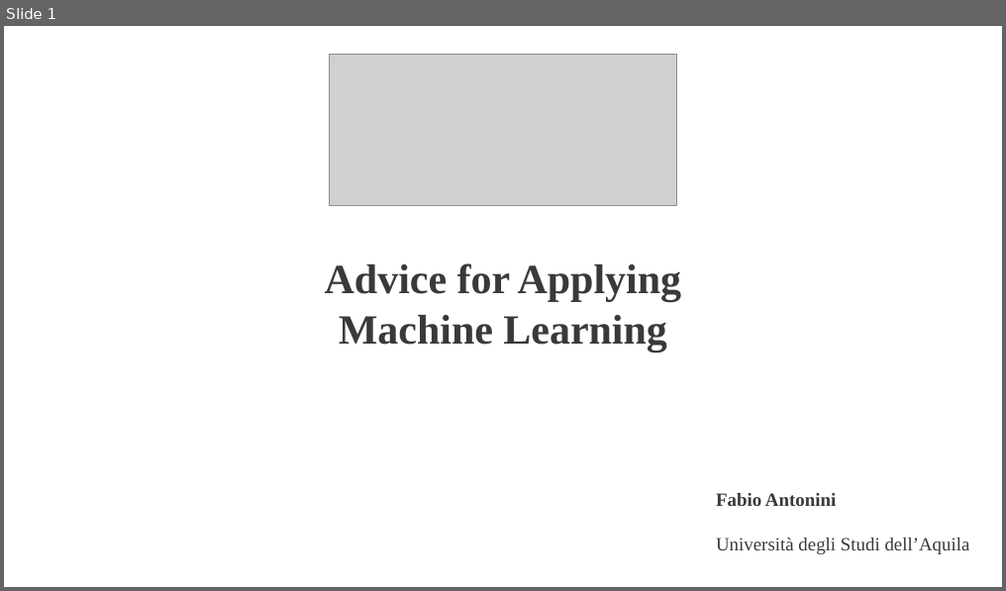
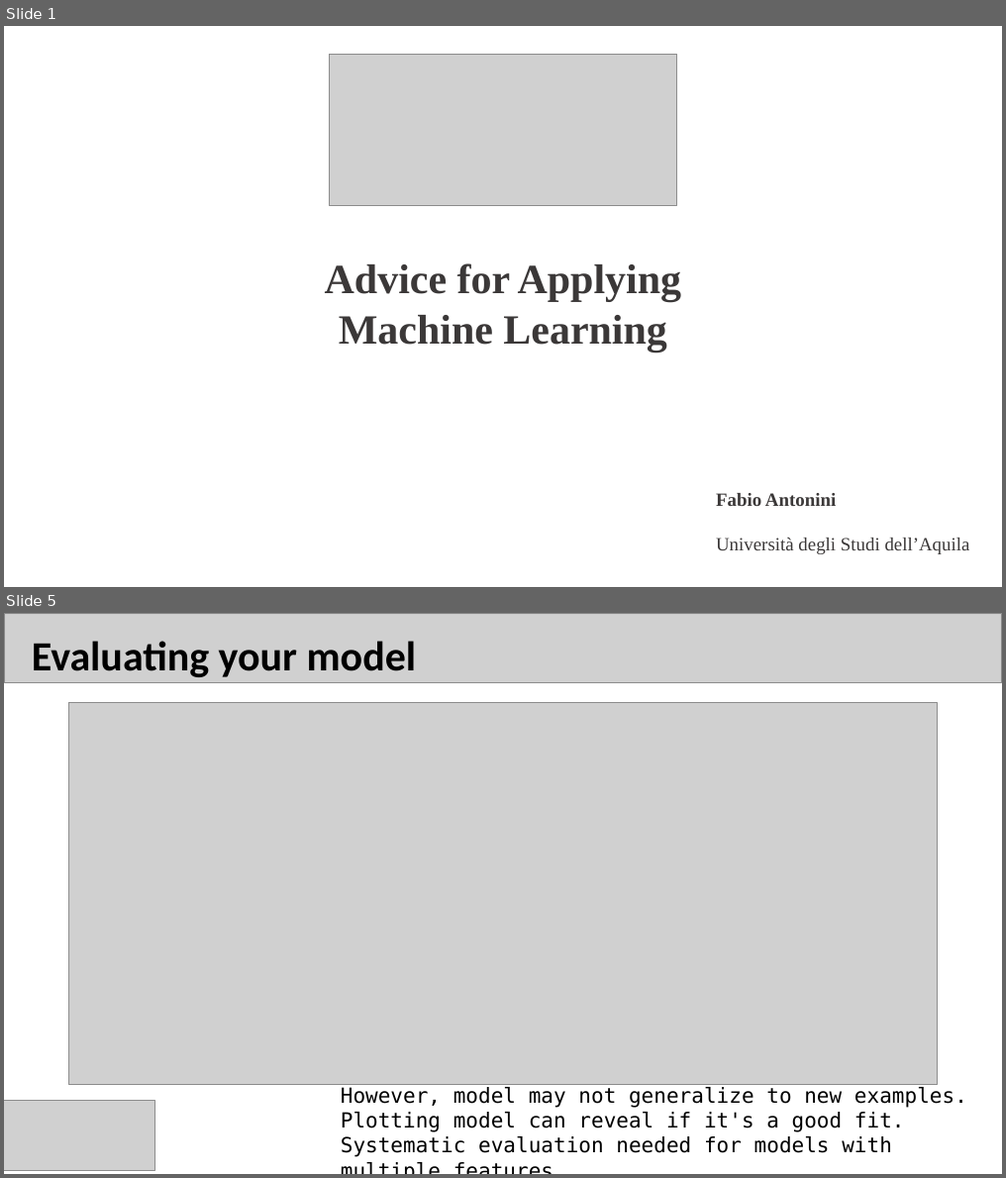
Before and after one commit to fabioantonini/introduction-machine-learning-for-engineers, a slide deck: Lectures/NeuralNetworks/w3/Slides/AdviceForApplyingMachineLearning.ppt. Shown one above the other, each under a label of ours: slide 1 before the commit, slides 1 and 5 after it; the slides between them are not shown. The pictures are 1006x591 and 1006x1178 pixels, drawn with LibreOffice and Linux fonts; fonts in the diff are those of the drawing; grey boxes stand for pictures; background and template pictures are left out. Boxes give left, top, right and bottom in pixels: in the first picture for what was removed or moved away, otherwise in the second. Text is boxed around its words. In the diff, an @@ line names an element or a change of style, - is before the commit and + after.

```diff
--- a/Lectures/NeuralNetworks/w3/Slides/AdviceForApplyingMachineLearning.ppt
+++ b/Lectures/NeuralNetworks/w3/Slides/AdviceForApplyingMachineLearning.ppt
@@ slide 5 added at box(4, 613, 1002, 1174), background #FFFFFF @@
@@ picture added at box(4, 613, 1001, 683) @@
@@ text added at box(32, 641, 417, 677), 40 pt, text #000000, bold @@
+Evaluating your model
@@ picture added at box(68, 702, 937, 1084) @@
@@ picture added at box(4, 1100, 154, 1170) @@
@@ rectangle added at box(341, 1095, 974, 1169), fill #FFFFFF, 20 pt, text #000000 @@
+However, model may not generalize to new examples.
+Plotting model can reveal if it's a good fit.
+Systematic evaluation needed for models with multiple features.
```
Also in this commit, not shown: 9 other slides added, 1 slide removed, 2 other files.
